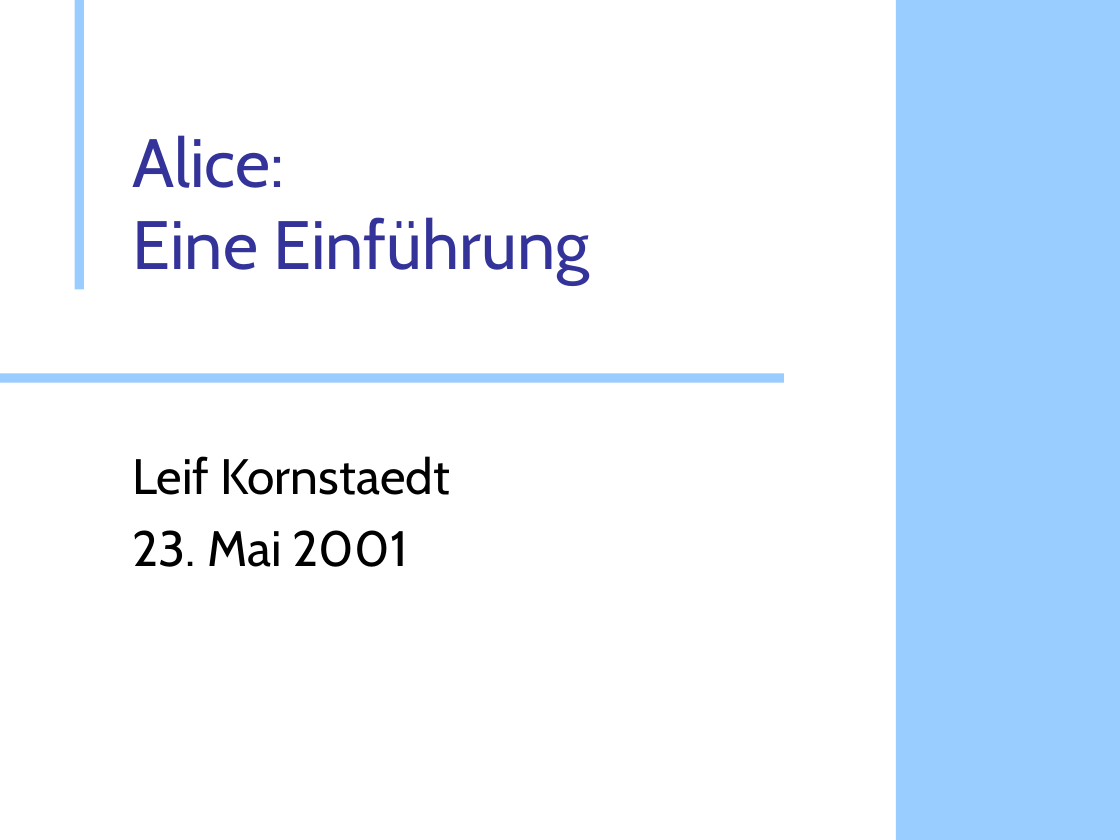
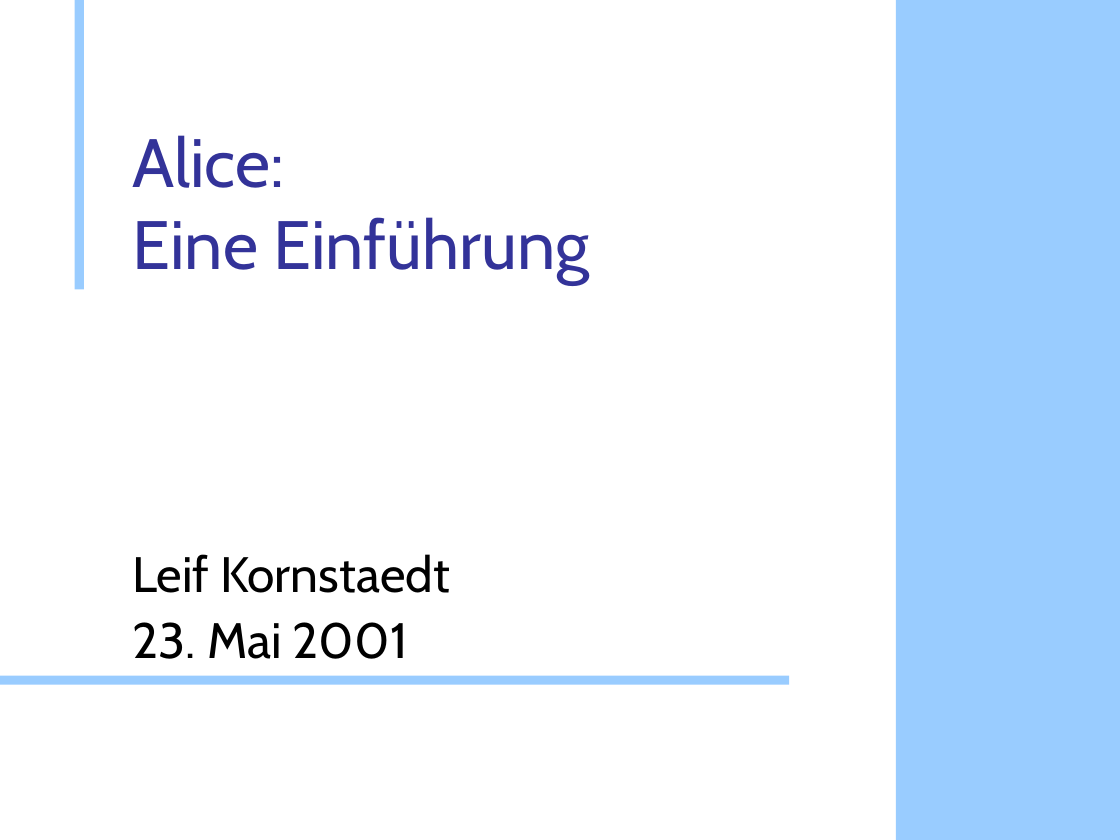
Before and after one commit to doublec/aliceml-abandoned, a slide deck: slide 1 of doc/presentations/Web-Projekt.ppt. Drawn at 1120x840 pixels with LibreOffice and Linux fonts; fonts in the diff are those of the drawing; background and template pictures are left out. Boxes give left, top, right and bottom in pixels: in the first picture for what was removed or moved away, otherwise in the second. Text is boxed around its words. In the diff, an @@ line names an element or a change of style, - is before the commit and + after.

```diff
--- a/doc/presentations/Web-Projekt.ppt
+++ b/doc/presentations/Web-Projekt.ppt
@@ subtitle "Leif Kornstaedt": place and size @@
-subtitle "Leif Kornstaedt" at box(132, 456, 449, 567)
+subtitle "Leif Kornstaedt" at box(132, 554, 449, 659)
@@ subtitle "Leif Kornstaedt" at box(132, 554, 449, 659): line spacing 1 to 0.9 @@
@@ rectangle: place and size @@
-rectangle at box(0, 373, 784, 382)
+rectangle at box(0, 675, 790, 684)
```
Also in this commit, not shown: 4 other slides changed, 8 slides added.
